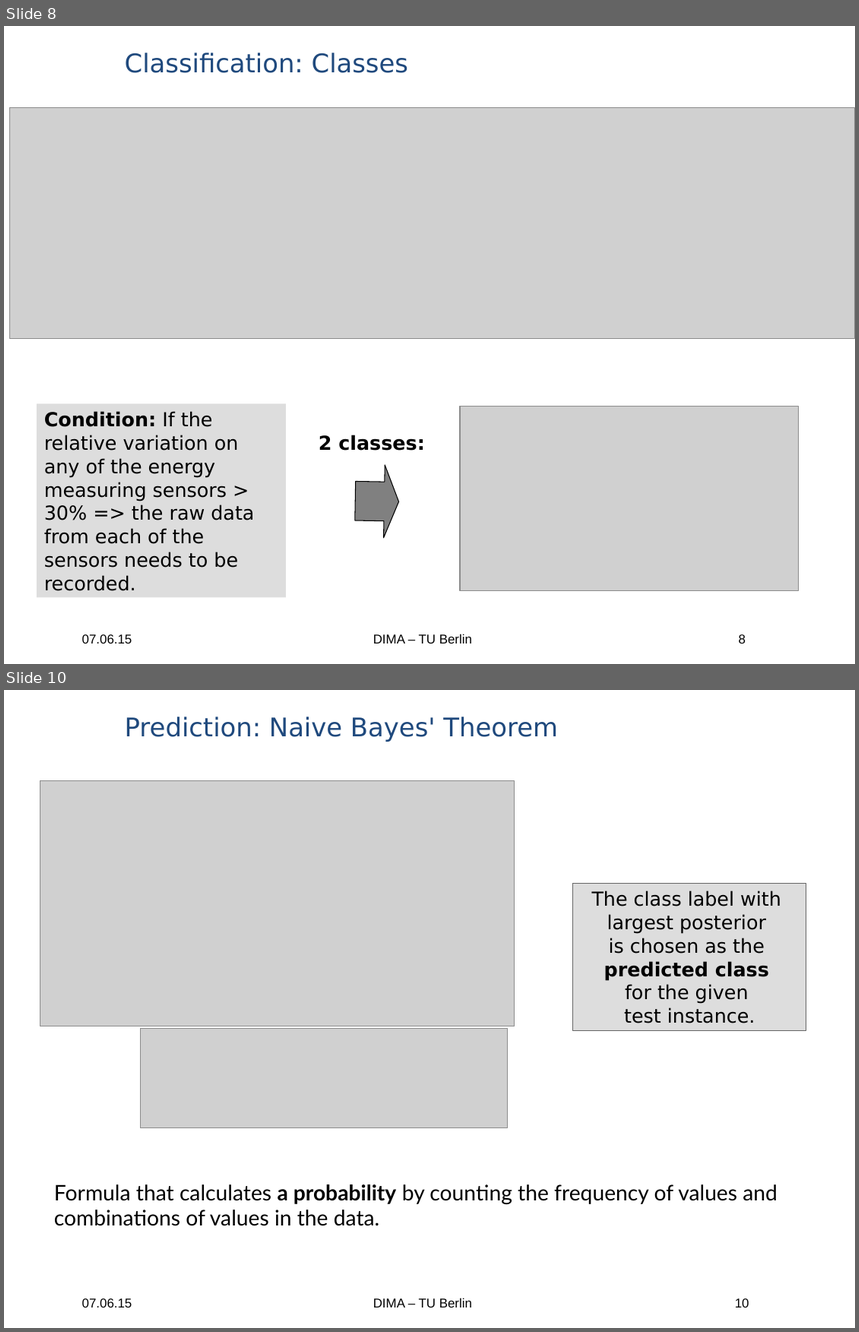
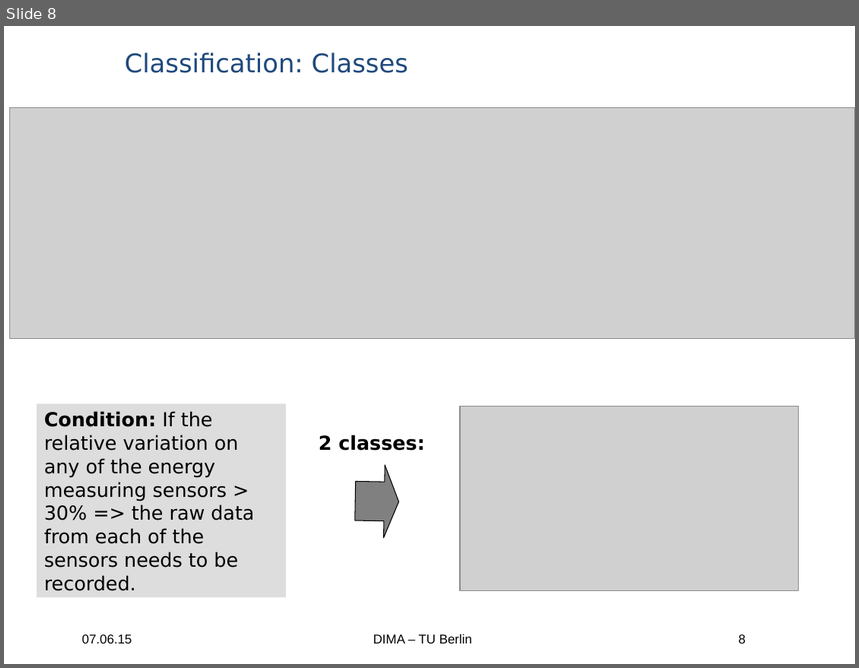
Before and after one commit to ericdoerheit/DBPRO2015, a slide deck: Presentations/Presentation 3.ppt. Shown one above the other, each under a label of ours: slides 8 and 10 before the commit, slide 8 after it; the slides between them are not shown. The pictures are 859x1332 and 859x668 pixels, drawn with LibreOffice and Linux fonts; fonts in the diff are those of the drawing; grey boxes stand for pictures; background and template pictures are left out. Boxes give left, top, right and bottom in pixels: in the first picture for what was removed or moved away, otherwise in the second. Text is boxed around its words. In the diff, an @@ line names an element or a change of style, - is before the commit and + after.

```diff
--- a/Presentations/Presentation 3.ppt
+++ b/Presentations/Presentation 3.ppt
@@ slide 10 removed at (4,690,855,1328), background picture (left out); not listed: 3 template elements that a slide beside it also shows @@
@@ text removed at (125,717,558,742) @@
-Prediction: Naive Bayes' Theorem
@@ picture removed at (40,781,515,1027) @@
@@ rectangle removed at (573,883,807,1030) @@
-The class label with
-largest posterior
-is chosen as the
-predicted class
-for the given
-test instance.
@@ picture removed at (140,1029,508,1129) @@
@@ text removed at (54,1185,778,1227) @@
-Formula that calculates a probability by counting the frequency of values and combinations of values in the data.
```
Also in this commit, not shown: 6 slides changed, 3 slides added, 1 other slide removed, 1 other file.
